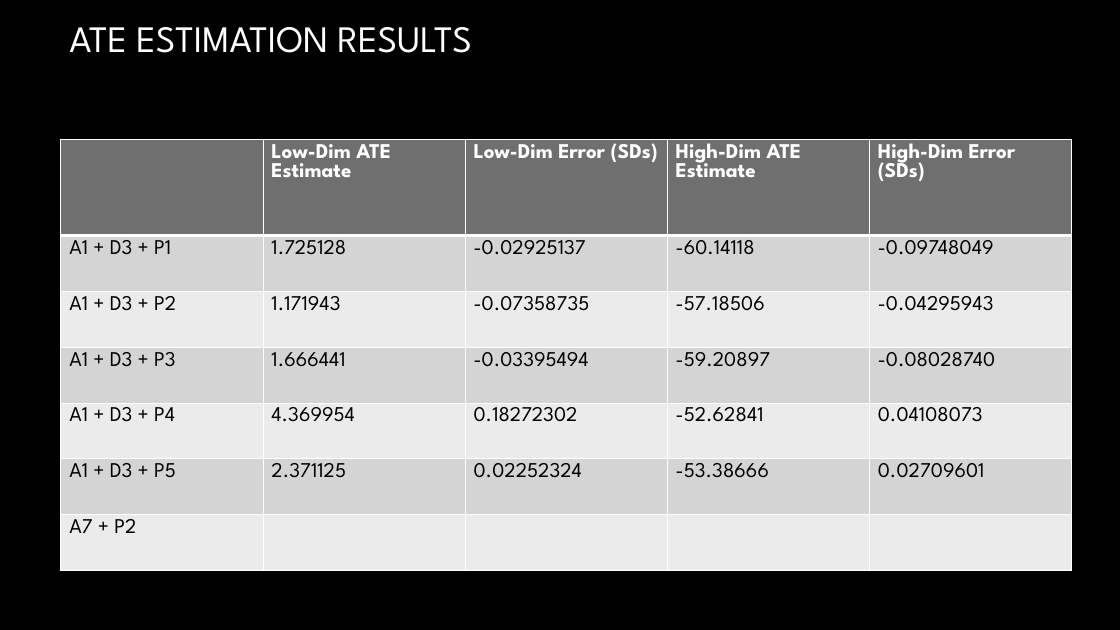
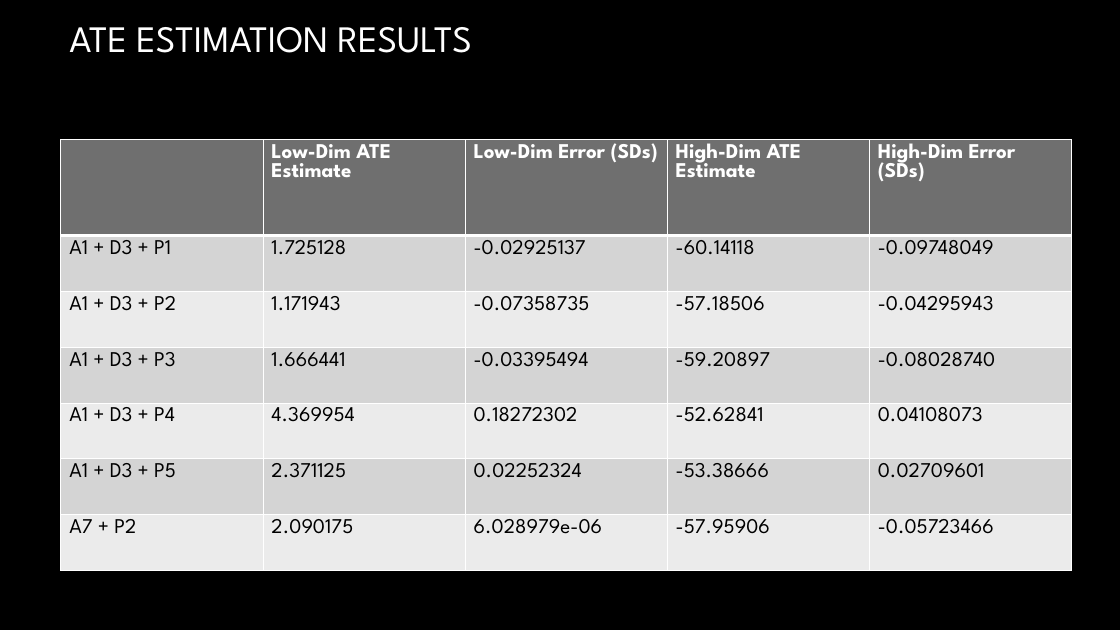
Before and after one commit to TZstatsADS/Spring2021-Project4-group5, a slide deck: slide 10 of doc/ADS Project 4 Presentation.pptx. Drawn at 1120x630 pixels with LibreOffice and Linux fonts; fonts in the diff are those of the drawing; background and template pictures are left out. Boxes give left, top, right and bottom in pixels: in the first picture for what was removed or moved away, otherwise in the second. Text is boxed around its words. In the diff, an @@ line names an element or a change of style, - is before the commit and + after.

Commit message:
added A7 results to presentation

```diff
--- a/doc/ADS Project 4 Presentation.pptx
+++ b/doc/ADS Project 4 Presentation.pptx
@@ table at [61, 139, 1074, 571] @@
-row 7: A7 + P2 |  |  |  | 
+row 7: A7 + P2 | 2.090175 | 6.028979e-06 | -57.95906 | -0.05723466
```
Also in this commit, not shown: 2 other slides changed, 1 slide added, 1 slide removed, 2 other files.
